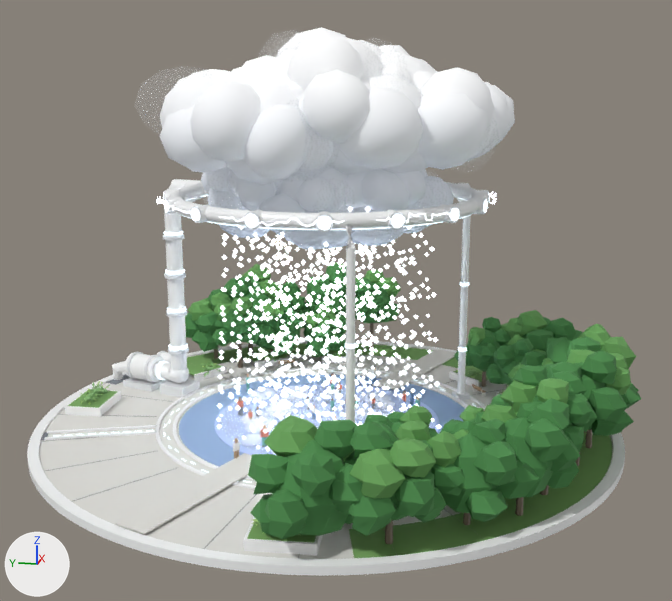
One commit to the glTF model asset/models/q05c-snow-cloud-2127/q05c-snow-cloud-2127.glb: the scene before it, then after it.
Rendered twice from a 50 mm lens placed at (-73.0, -15.4, 29.3), pointed at (-0.4, -0.9, 11.2). Arrows for +X, +Y and +Z are at lower left; the lights stay in place. The first picture is the older version. Where no turn or scale is listed for an object, it has been applied to the vertices. Vertices at exactly the same position are counted once.

In view in the first picture: 'q05c_cloud', 'q05c_crown', 'q05c_crown_l', 'q05c_fog', 'q05c_frost', 'q05c_haze', 'q05c_lawn', 'q05c_pipe', 'q05c_plinth', 'q05c_snow_a', 'q05c_snow_b', 'q05c_snow_c' and 20 more.
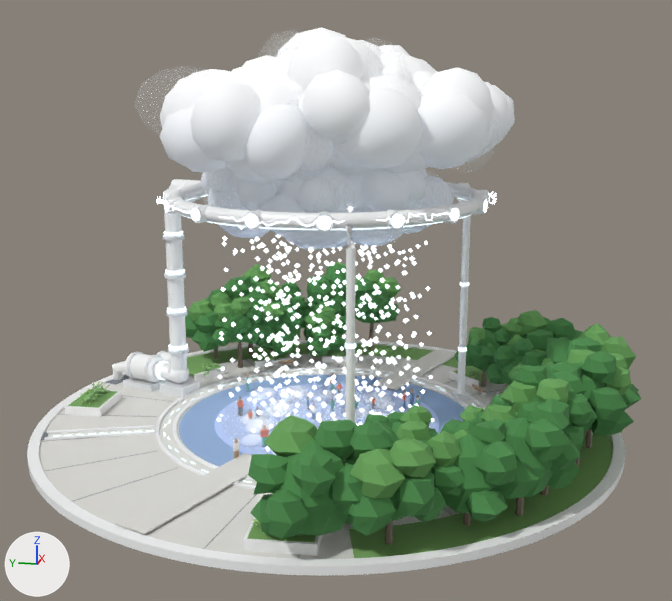
Edits to the bpy script that builds the scene:
```text
Change me_q05c_snow_a:
    used by ob_q05c_snow_a; location = (0.0, 0.0, 0.0)
    remove me_q05c_snow_a.from_pydata(...)  # 3174 vertices, 4232 faces; spans x -8.5..9.4, y -9.0..9.2, z -3.3..20.2
    add me_q05c_snow_a.from_pydata(...)  # 1626 vertices, 2168 faces; spans x -8.5..8.8, y -8.0..8.9, z -3.3..20.1
    me_q05c_snow_a part 1: 258 loose pieces with 1548 vertices, spanning x -8.4..9.4, y -9.0..9.2, z -3.2..20.2, are deleted
Change me_q05c_snow_b:
    used by ob_q05c_snow_b; location = (0.0, 0.0, 0.0)
    remove me_q05c_snow_b.from_pydata(...)  # 3276 vertices, 4368 faces; spans x -8.9..9.5, y -10.0..9.1, z -3.8..20.2
    add me_q05c_snow_b.from_pydata(...)  # 1668 vertices, 2224 faces; spans x -8.9..8.4, y -9.4..8.9, z -3.8..20.2
    me_q05c_snow_b part 2: 268 loose pieces with 1608 vertices, spanning x -8.6..9.5, y -10.0..9.1, z -3.8..20.1, are deleted
Change me_q05c_snow_c:
    used by ob_q05c_snow_c; location = (0.0, 0.0, 0.0)
    remove me_q05c_snow_c.from_pydata(...)  # 3258 vertices, 4344 faces; spans x -9.3..9.4, y -8.9..9.7, z -4.5..20.1
    add me_q05c_snow_c.from_pydata(...)  # 1644 vertices, 2192 faces; spans x -9.3..9.3, y -8.5..9.7, z -4.5..20.1
    me_q05c_snow_c part 3: 269 loose pieces with 1614 vertices, spanning x -8.3..9.4, y -8.9..9.6, z -4.4..20.1, are deleted
```

Changed parts and their boxes (x1, y1, x2, y2) in the pictures (672 x 601 px):
'q05c_snow_b', reshaped: before (216, 232, 441, 449); after (216, 238, 434, 428)
'q05c_snow_c', reshaped: before (217, 226, 428, 451); after (218, 226, 425, 451)
'q05c_snow_a', reshaped: before (217, 206, 433, 439); after (229, 234, 419, 432)
part 1 of me_q05c_snow_a, deleted: before (217, 206, 433, 439)
part 2 of me_q05c_snow_b, deleted: before (234, 232, 441, 449)
part 3 of me_q05c_snow_c, deleted: before (217, 226, 428, 424)
